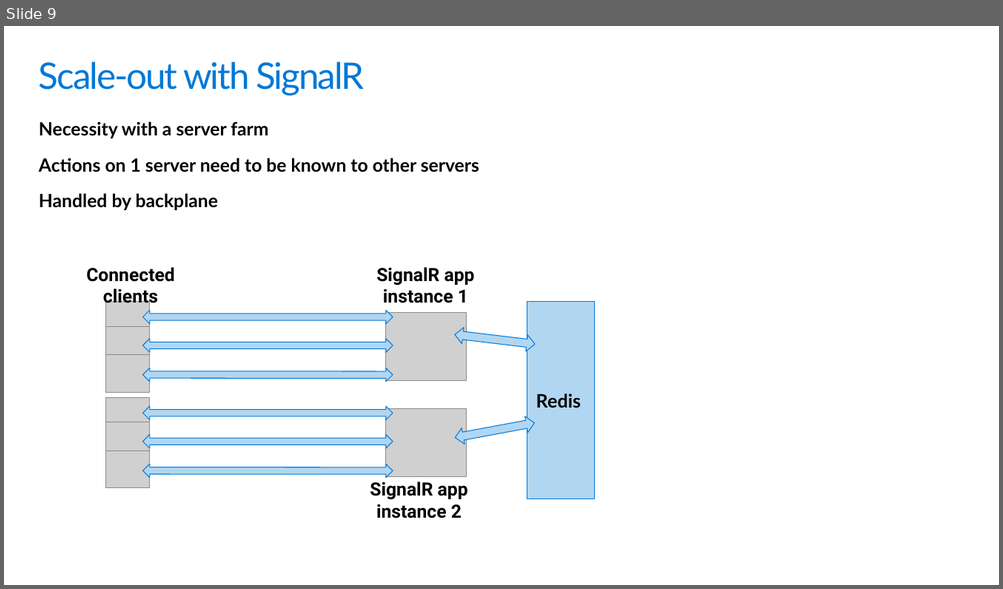
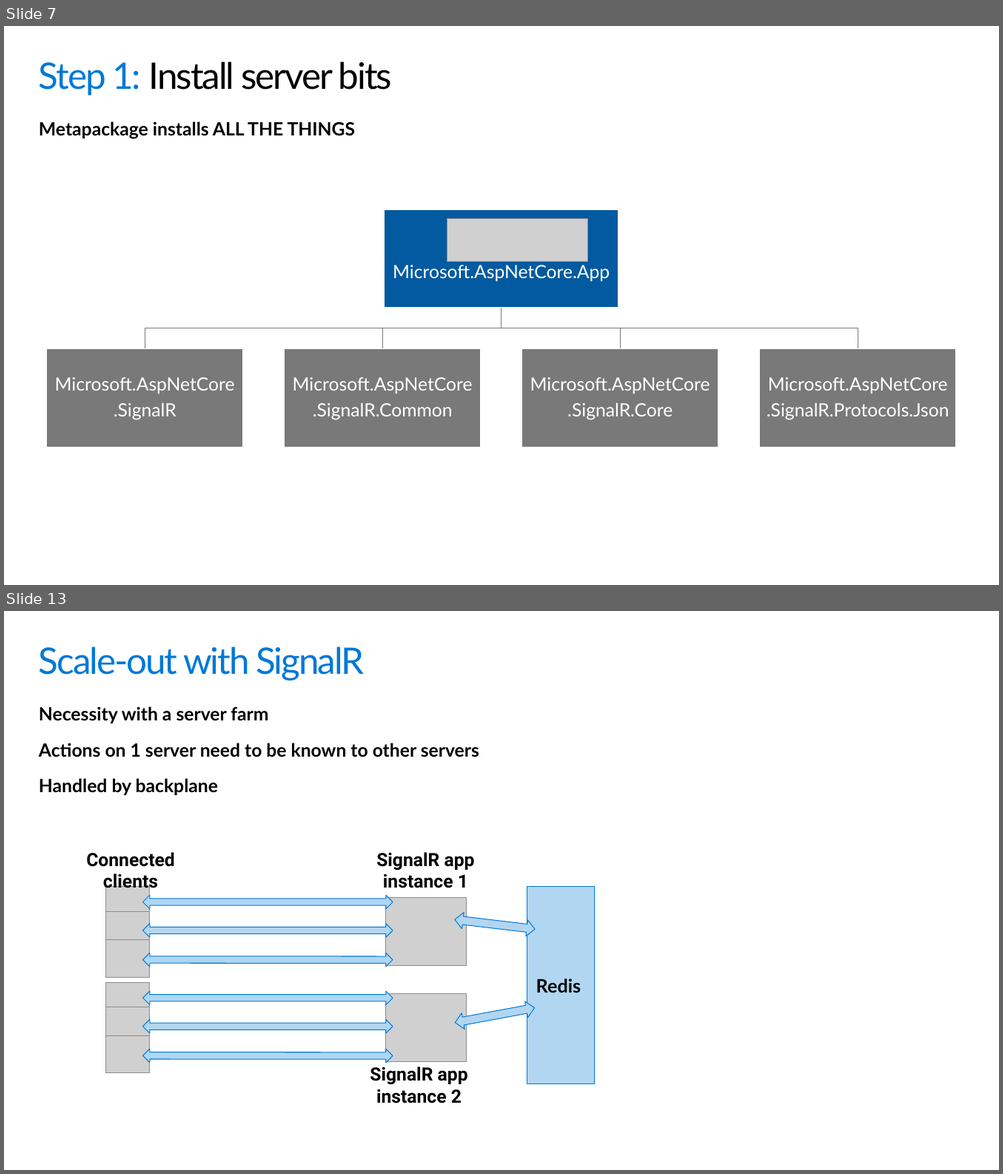
Before and after one commit to scottaddie/slide-decks, a slide deck: Building the Real-time Web with SignalR.pptx. Shown one above the other, each under a label of ours: slide 9 before the commit, slides 7 and 13 after it; the slides between them are not shown. The pictures are 1003x589 and 1003x1174 pixels, drawn with LibreOffice and Linux fonts; fonts in the diff are those of the drawing; grey boxes stand for pictures; background and template pictures are left out. Boxes give left, top, right and bottom in pixels: in the first picture for what was removed or moved away, otherwise in the second. Text is boxed around its words. In the diff, an @@ line names an element or a change of style, - is before the commit and + after.

Commit message:
Edits to SignalR slides

```diff
--- a/Building the Real-time Web with SignalR.pptx
+++ b/Building the Real-time Web with SignalR.pptx
@@ slide 7 added at <box>4,26,999,585</box>, background #FFFFFF @@
@@ title added at <box>39,62,392,96</box>, 36 pt, text #000000 @@
+Step 1: Install server bits
@@ text added at <box>39,121,356,139</box>, 18 pt, text #000000, bold @@
+Metapackage installs ALL THE THINGS
@@ picture added at <box>447,218,588,261</box> @@
@@ group added at <box>46,210,956,447</box>: 5 rectangles, 5 texts, 4 freeform shapes @@
+Microsoft.AspNetCore.App
+Microsoft.AspNetCore
+.SignalR
+Microsoft.AspNetCore
+.SignalR.Common
+Microsoft.AspNetCore
+.SignalR.Core
+Microsoft.AspNetCore
+.SignalR.Protocols.Json
@@ what was slide 9 is now slide 13 @@
```
Also in this commit, not shown: 6 slides changed, 4 other slides added.
